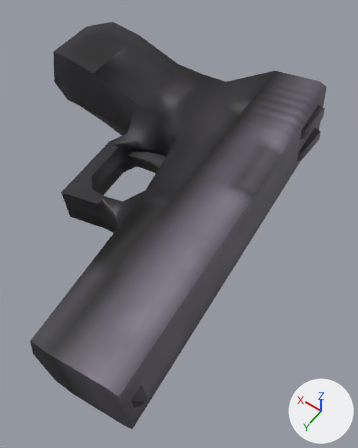
An edit to the glTF model assets/pistol.glb, drawn before and after from the same camera.
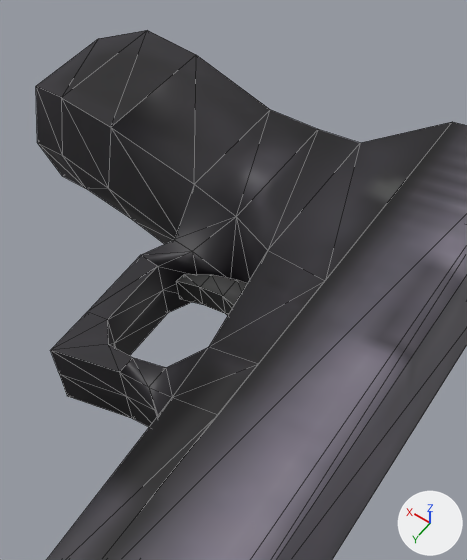
The first picture shows the older version from a 50 mm camera at (-0.57, 2.246, 1.177) aimed at (-0.088, 1.57, 0.116). The close-ups show the older and then the newer version on the part from 10% to 79% of the width and 1% to 68% of the height of that picture. Only the edits that show in the close-ups are written down. The axes (+X, +Y, +Z) are drawn at lower right. The lights are the same throughout. The close-ups show mesh edges as thin lines. Where no turn or scale is listed for an object, it has been applied to the vertices. Vertices at exactly the same position are counted once.

Before the edit, the objects in view are built like this:
```python
me_pistol = bpy.data.meshes.new('Pistol')
me_pistol.from_pydata(...)  # 141 vertices, 250 faces; spans x -0.359..0.574, y -0.129..0.897, z -0.142..0.116
me_pistol.materials.append(mat_rom__pistol_ci4_sprite)  # picture img_pistol_ci4
ob_pistol = bpy.data.objects.new('Pistol', me_pistol)
ob_pistol.location = (0.018, 1.187, 0.225)
```
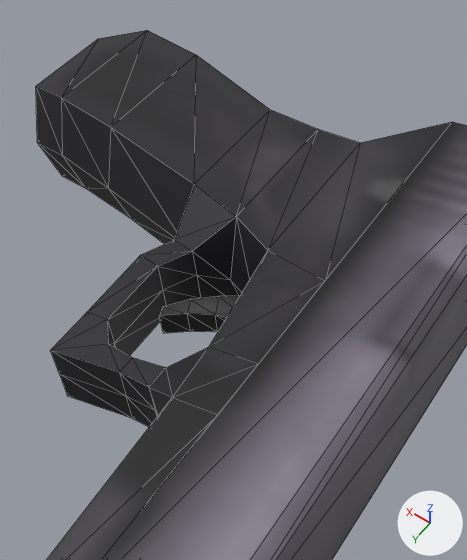
Where the change shows, as pixel boxes (x1, y1, x2, y2) in the close-ups (467 x 560 px; the box of a moved part takes in the faces that stretch with it):
part 1 of me_pistol, moved or reshaped: before (176, 274, 247, 316); after (159, 296, 240, 333)
part 2 of me_pistol, shading changed: (111, 81, 249, 560) in both

Edits to the bpy script that builds the scene:
```text
Change me_pistol:
    where me_pistol.from_pydata(...)  # 141 vertices, 250 faces; spans x -0.359..0.574, y -0.129..0.897, z -0.142..0.116
    used by ob_pistol; location = (0.018, 1.187, 0.225)
    me_pistol part 1: the loose piece of 16 vertices spanning x -0.058..0.09, y 0.292..0.356, z -0.027..0.021 is multiplied about its middle by the matrix ((0.904, -0.428, 0.011), (0.428, 0.903, -0.038), (0.007, 0.039, 0.999)), then moved by (-0.009, 0.039, 0.001)
    me_pistol part 2: 18 of the faces centred in x -0.318..0.295, y 0.055..0.558, z -0.111..0.112 are now shaded flat
```
